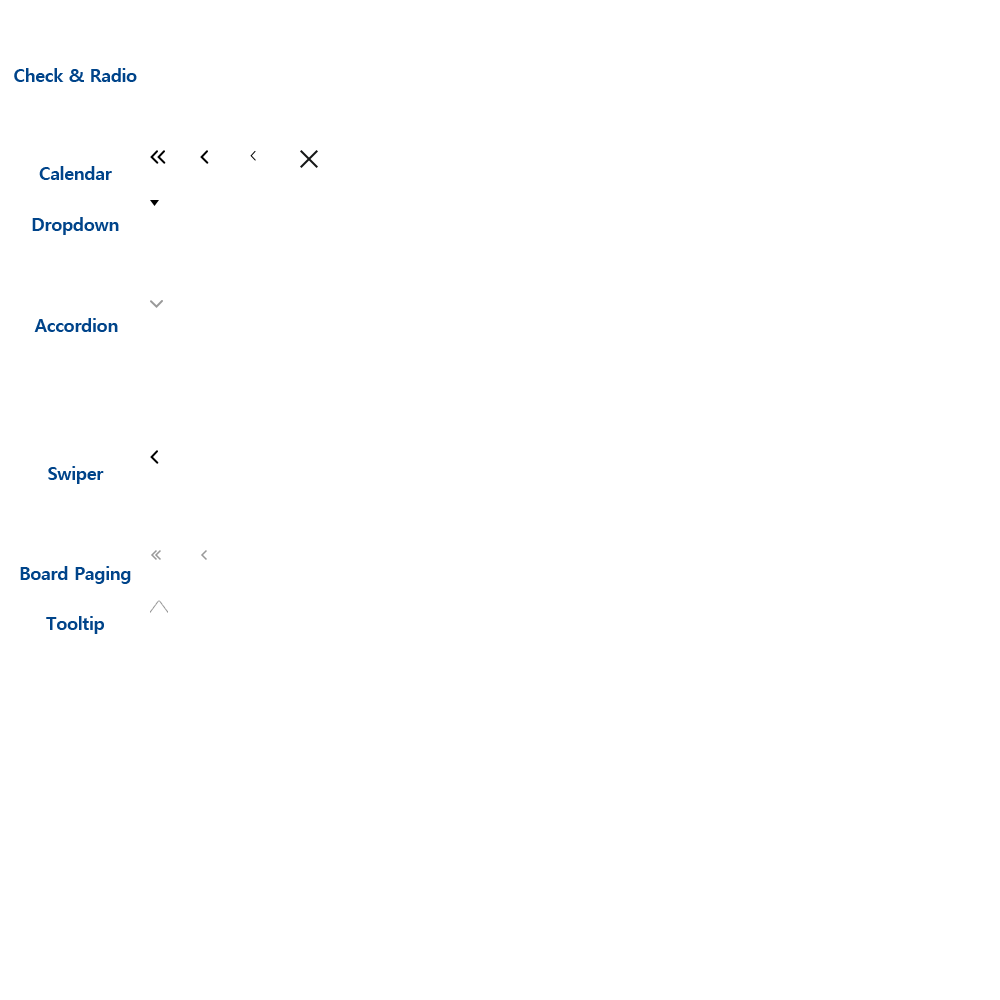
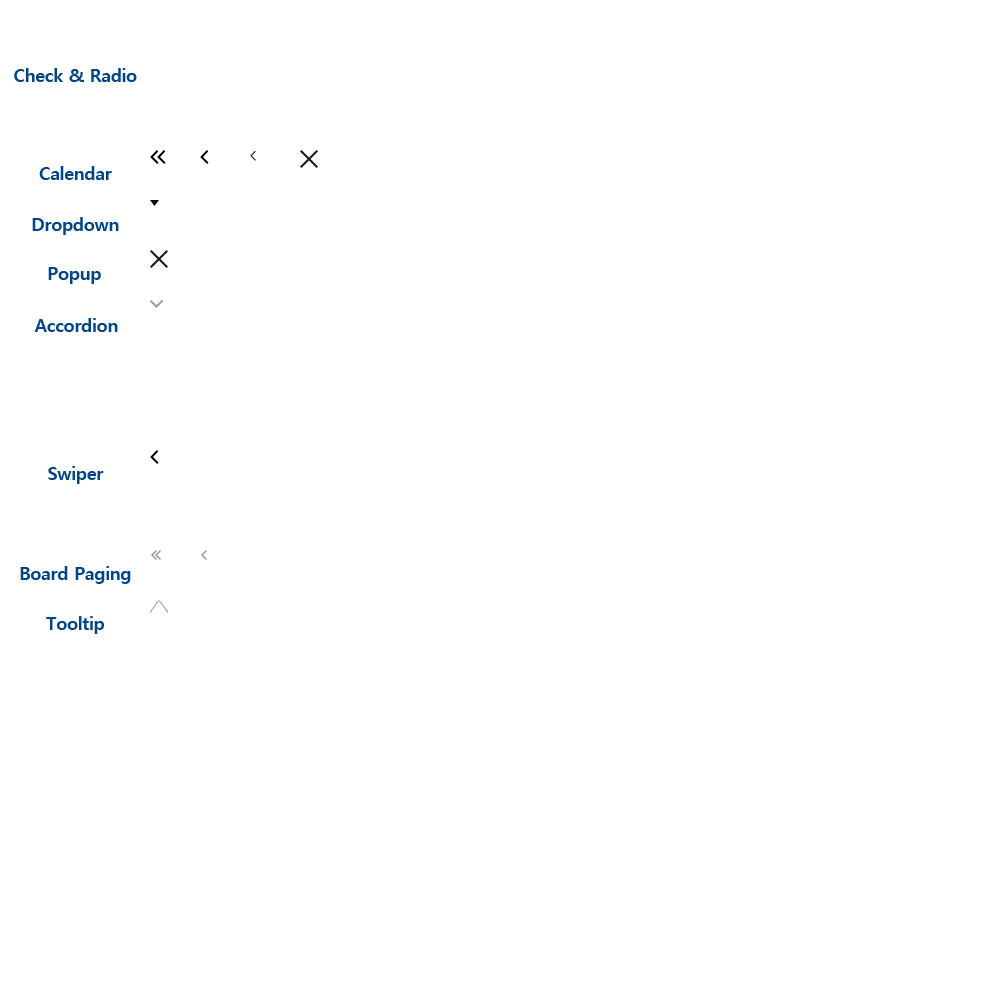
Layers edited between the first and the second 1000×1000 image:
showed group "Popup" (1st of 2) (2 layers) over 48, 250, 168, 284
renamed "레이어 9" to "레이어 41", painted on it over 150, 250, 168, 268
